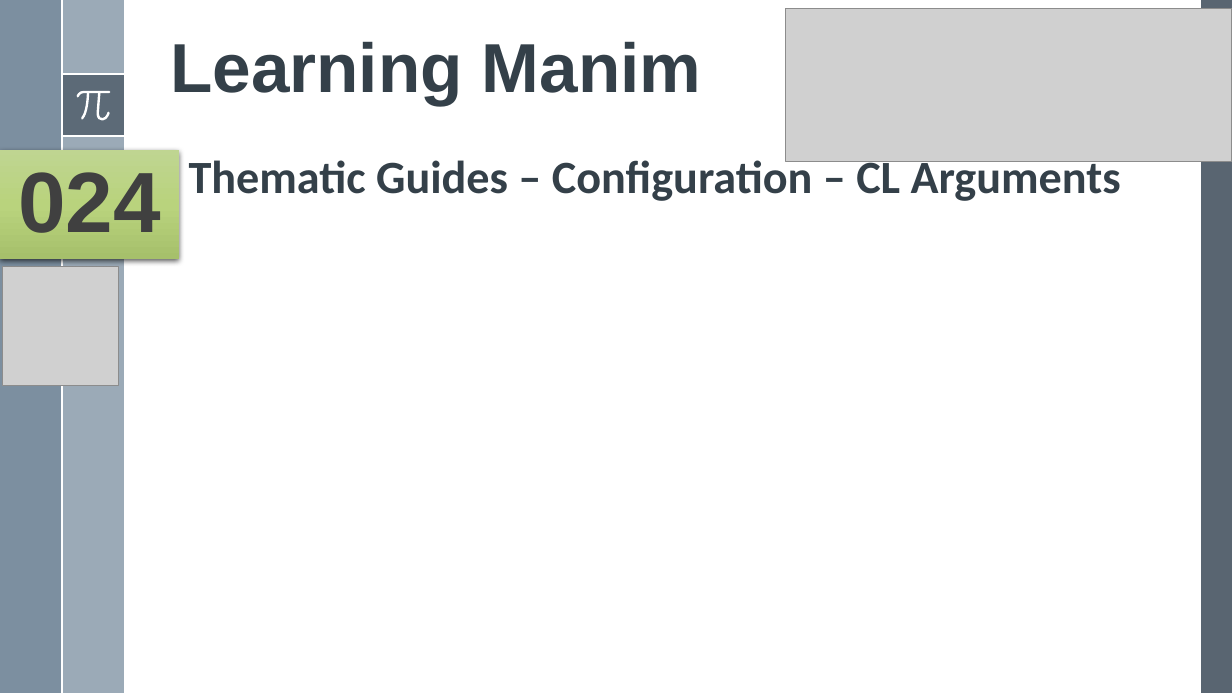
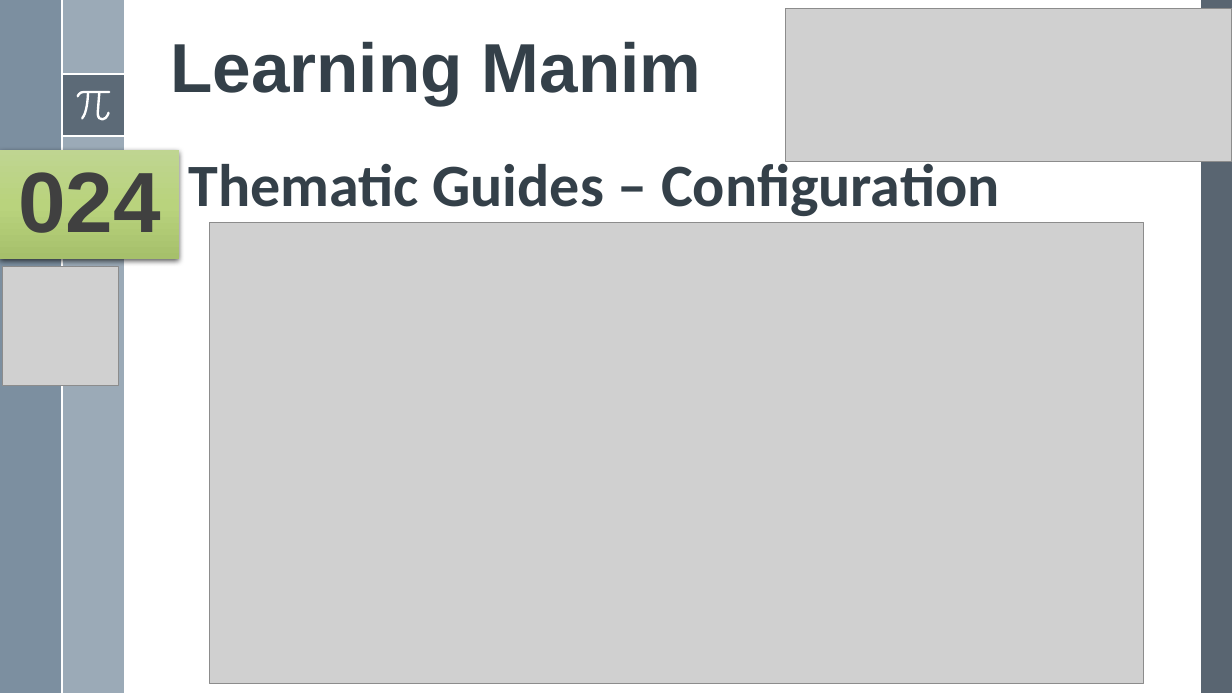
Before and after one commit to yasenstar/python, a slide deck: slide 24 of Manim/Learn Manim Library by Practice.pptx. Drawn at 1232x693 pixels with LibreOffice and Linux fonts; fonts in the diff are those of the drawing; grey boxes stand for pictures. Boxes give left, top, right and bottom in pixels: in the first picture for what was removed or moved away, otherwise in the second. Text is boxed around its words. In the diff, an @@ line names an element or a change of style, - is before the commit and + after.

```diff
--- a/Manim/Learn Manim Library by Practice.pptx
+++ b/Manim/Learn Manim Library by Practice.pptx
@@ text at [189, 156, 1000, 216]: text changed; size 36 to 46.8 pt @@
-Thematic Guides – Configuration – CL Arguments
+Thematic Guides – Configuration
@@ picture added at [210, 222, 1144, 683] @@
```
Also in this commit, not shown: 1 other slide changed, 1 other file.
